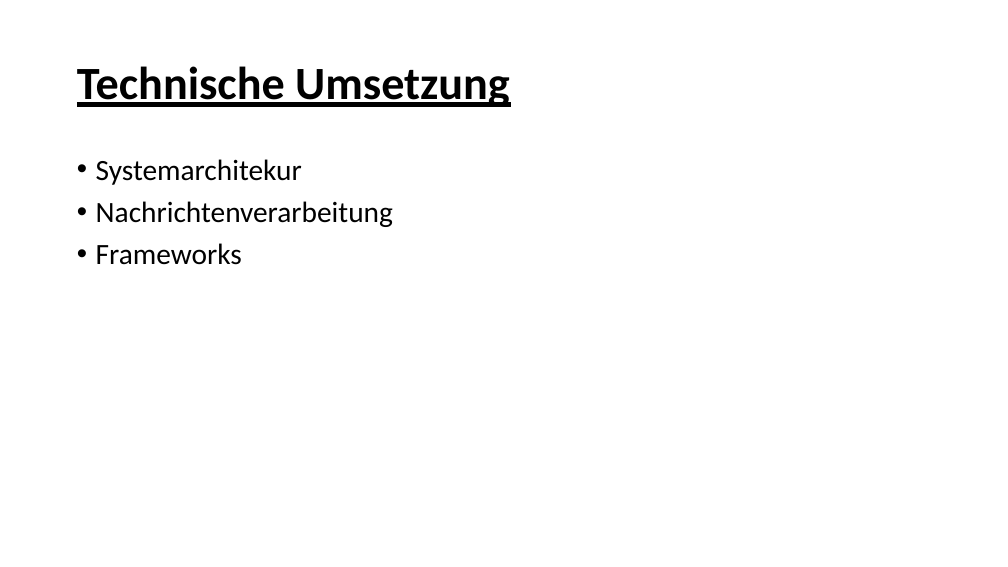
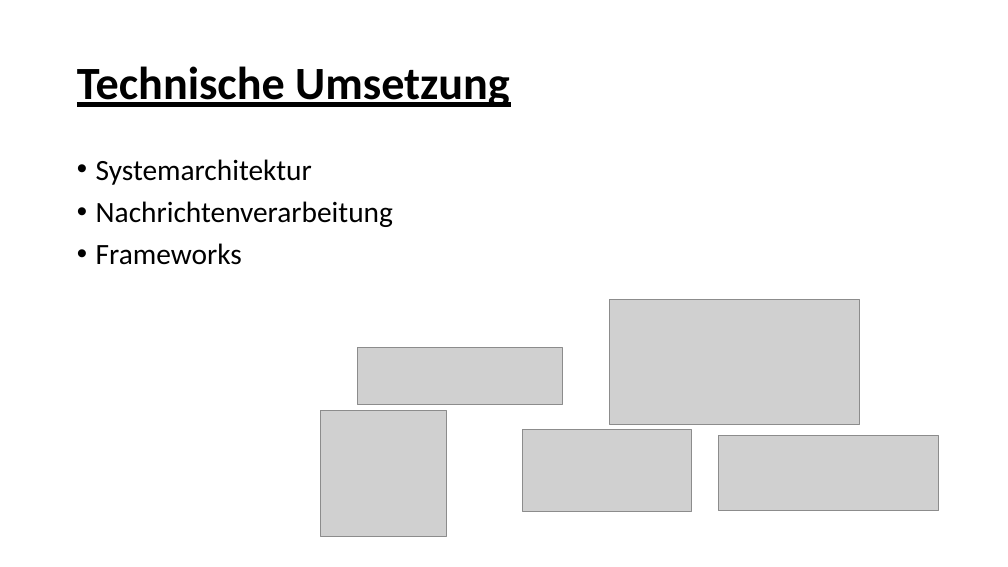
Before and after one commit to rethesa/pse-android-go-server, a slide deck: slide 3 of Abschlusspräsentation/Abschlusspräsentation.pptx. Drawn at 1008x567 pixels with LibreOffice and Linux fonts; fonts in the diff are those of the drawing; grey boxes stand for pictures. Boxes give left, top, right and bottom in pixels: in the first picture for what was removed or moved away, otherwise in the second. Text is boxed around its words. In the diff, an @@ line names an element or a change of style, - is before the commit and + after.

```diff
--- a/Abschlusspräsentation/Abschlusspräsentation.pptx
+++ b/Abschlusspräsentation/Abschlusspräsentation.pptx
@@ text at box(96, 159, 312, 185): text changed @@
-• Systemarchitekur
+• Systemarchitektur
@@ picture added at box(609, 299, 860, 425) @@
@@ picture added at box(358, 348, 563, 405) @@
@@ picture added at box(321, 411, 447, 537) @@
@@ picture added at box(523, 430, 692, 511) @@
@@ picture added at box(718, 436, 939, 510) @@
```
Also in this commit, not shown: 1 other slide changed, 5 other files.
